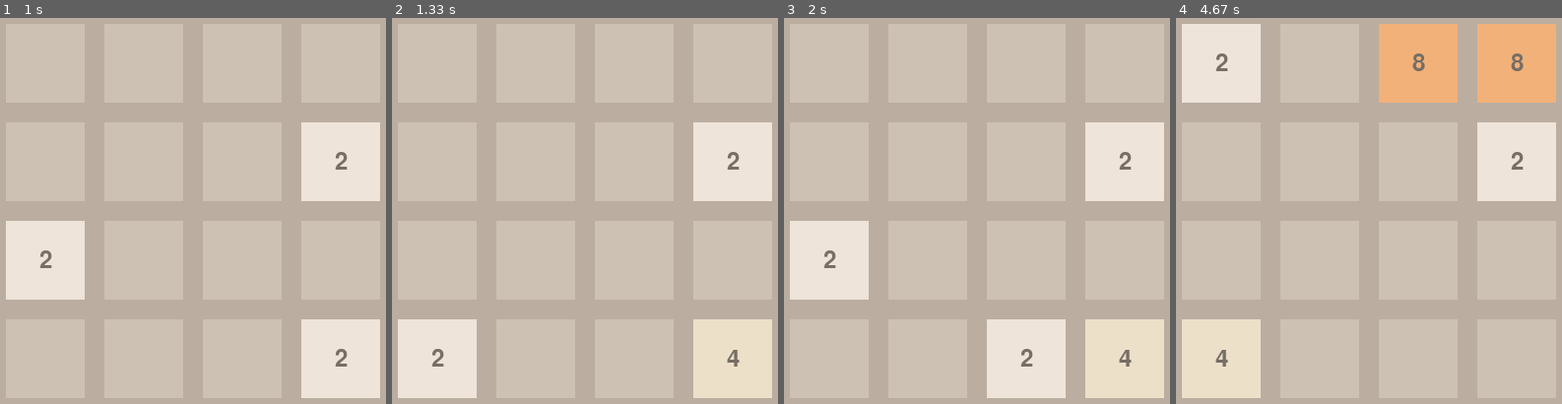
Above: before the commit, frames 1-4 (left to right).
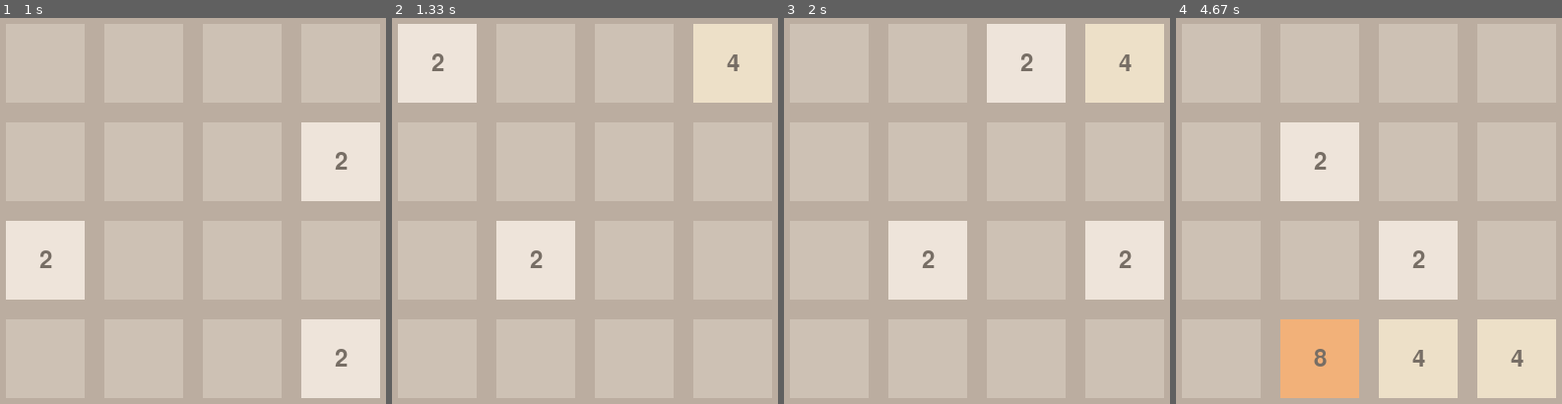
Above: after the commit, the same moments.

Repository: duccanhole/pygame-example
Game: pygame game, started from 2048 Game/main.py
Two runs of this game, one before a commit and one after it. Both use one fixed random seed, a clock stepped at 60 frames per second and the inputs below.
Inputs:
- Up to frame 1 (1 s): tap Enter at 0.33 s; hold Right from 0.67 s (still down)
- Up to frame 2 (1.33 s): release Right at 1.13 s; hold Up from 1.17 s (still down)
- Up to frame 3 (2 s): release Up at 1.47 s; hold Right 1.5-1.97 s
- Up to frame 4 (4.67 s): hold Left 2-2.53 s; hold Down 2.57-2.87 s; hold Left 2.9-3.3 s; hold Down 3.33-3.7 s; hold Right 3.73-4.37 s; hold Down from 4.4 s (still down)

Frame 1 is identical in both runs. In frame 2, 25% of the frame differs, in the area x 1-99%, y 1-99%; in frame 3, 33%; in frame 4, 42%.

Commit message:
fix: move logic, explain game 2048

Diff:
--- a/2048 Game/main.py
+++ b/2048 Game/main.py
@@ -103,13 +103,13 @@
             if event.key == pygame.K_LEFT:
                 if move(0):
                     add_random_tile()
-            elif event.key == pygame.K_UP:
+            elif event.key == pygame.K_DOWN:
                 if move(1):
                     add_random_tile()
             elif event.key == pygame.K_RIGHT:
                 if move(2):
                     add_random_tile()
-            elif event.key == pygame.K_DOWN:
+            elif event.key == pygame.K_UP:
                 if move(3):
                     add_random_tile()
 
Not shown, added: 2048 Game/README.md
